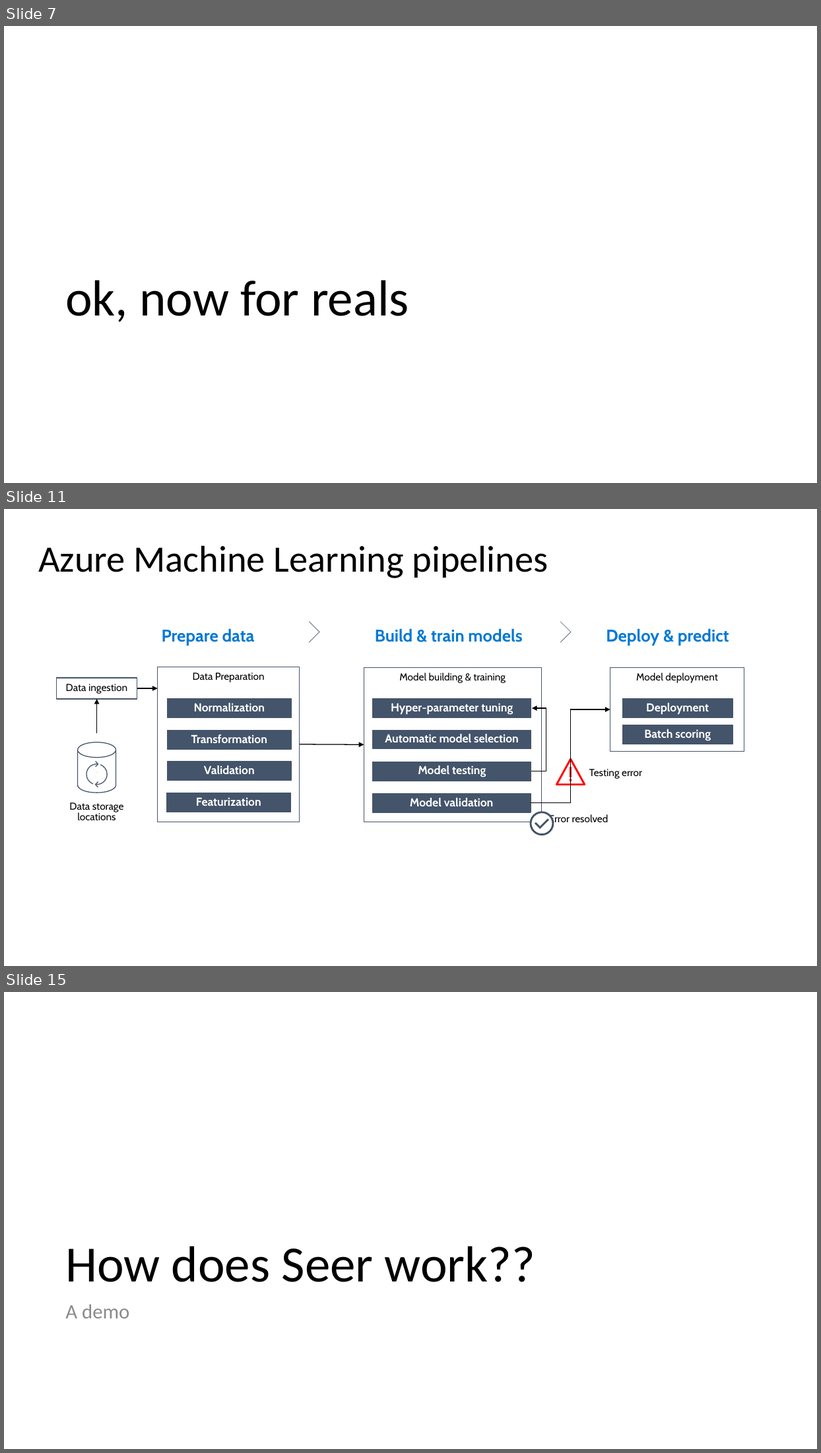
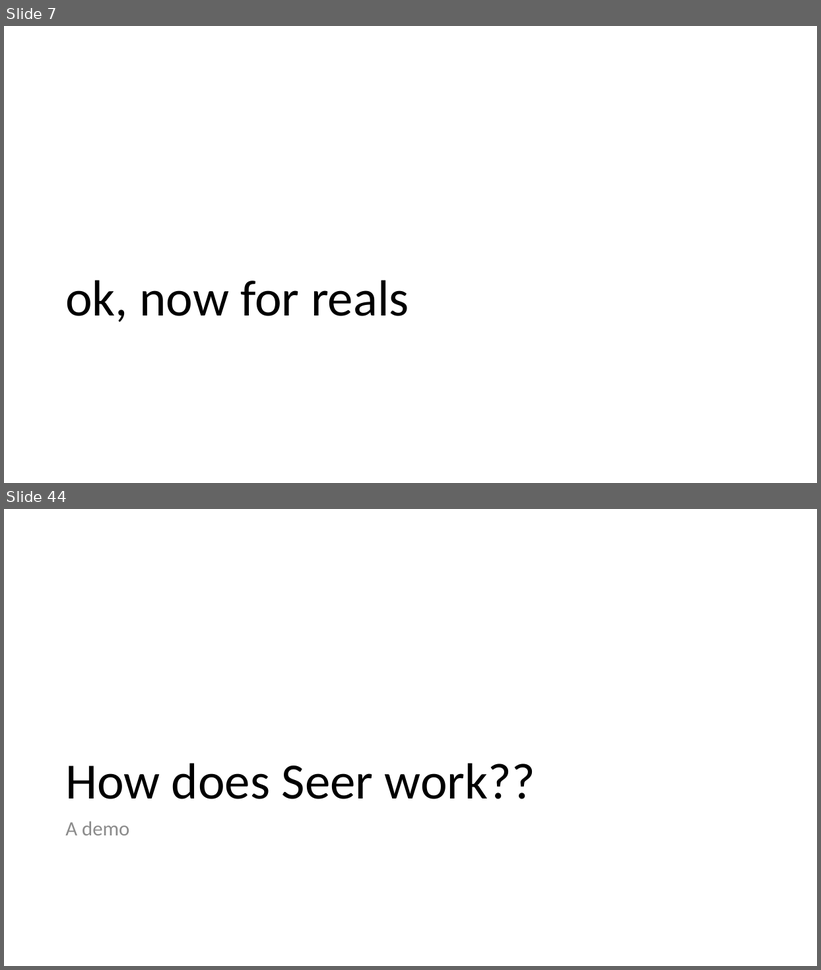
Before and after one commit to cloudscaleml/workshop, a slide deck: powerpoint/MLOps.pptx. Shown one above the other, each under a label of ours: slides 7, 11 and 15 before the commit, slides 7 and 44 after it; the slides between them are not shown. The pictures are 821x1453 and 821x970 pixels, drawn with LibreOffice and Linux fonts; fonts in the diff are those of the drawing. Boxes give left, top, right and bottom in pixels: in the first picture for what was removed or moved away, otherwise in the second. Text is boxed around its words. In the diff, an @@ line names an element or a change of style, - is before the commit and + after.

```diff
--- a/powerpoint/MLOps.pptx
+++ b/powerpoint/MLOps.pptx
@@ slide 11 removed at (4, 509, 817, 966), background #FFFFFF @@
@@ title removed at (38, 545, 548, 578) @@
-Azure Machine Learning pipelines
@@ freeform shape removed at (309, 622, 319, 642) @@
@@ freeform shape removed at (560, 622, 571, 642) @@
@@ text removed at (162, 628, 255, 645) @@
-Prepare data
@@ text removed at (375, 628, 522, 642) @@
-Build & train models
@@ text removed at (606, 628, 729, 645) @@
-Deploy & predict
@@ rectangle removed at (158, 667, 300, 822) @@
-Data Preparation
@@ rectangle removed at (56, 678, 137, 699) @@
-Data ingestion
@@ rectangle removed at (364, 667, 541, 822) @@
-Model building & training
@@ rectangle removed at (611, 667, 745, 752) @@
-Model deployment
@@ arrow removed from (96, 733) to (96, 699) @@
@@ arrow removed from (137, 689) to (158, 689) @@
@@ rectangle removed at (167, 698, 291, 718) @@
-Normalization
@@ rectangle removed at (373, 698, 531, 718) @@
-Hyper-parameter tuning
@@ rectangle removed at (623, 698, 733, 718) @@
-Deployment
@@ elbow arrow removed from (531, 771) to (532, 708) @@
@@ elbow arrow removed from (531, 803) to (611, 710) @@
@@ rectangle removed at (623, 725, 733, 745) @@
-Batch scoring
@@ cylinder removed at (78, 743, 116, 793) @@
@@ rectangle removed at (167, 730, 291, 749) @@
-Transformation
@@ arrow removed from (300, 745) to (364, 745) @@
@@ rectangle removed at (373, 730, 531, 749) @@
-Automatic model selection
@@ rectangle removed at (167, 762, 291, 781) @@
-Validation
@@ rectangle removed at (373, 762, 531, 781) @@
-Model testing
@@ rectangle removed at (373, 762, 531, 782) @@
-Model testing
@@ group removed at (86, 762, 107, 788): 4 freeform shapes, 3 lines @@
@@ group removed at (556, 759, 642, 785): 2 lines, 1 triangle, 1 text @@
-Testing error
@@ text removed at (69, 803, 124, 821) @@
-Data storage locations
@@ rectangle removed at (166, 793, 290, 812) @@
-Featurization
@@ rectangle removed at (372, 794, 531, 813) @@
-Model validation
@@ ellipse removed at (531, 813, 554, 835) @@
@@ freeform shape removed at (535, 819, 548, 828) @@
@@ text removed at (549, 814, 609, 826) @@
-Error resolved
@@ what was slide 15 is now slide 44 @@
```
Also in this commit, not shown: 1 slide changed, 35 slides added, 14 other slides removed.
